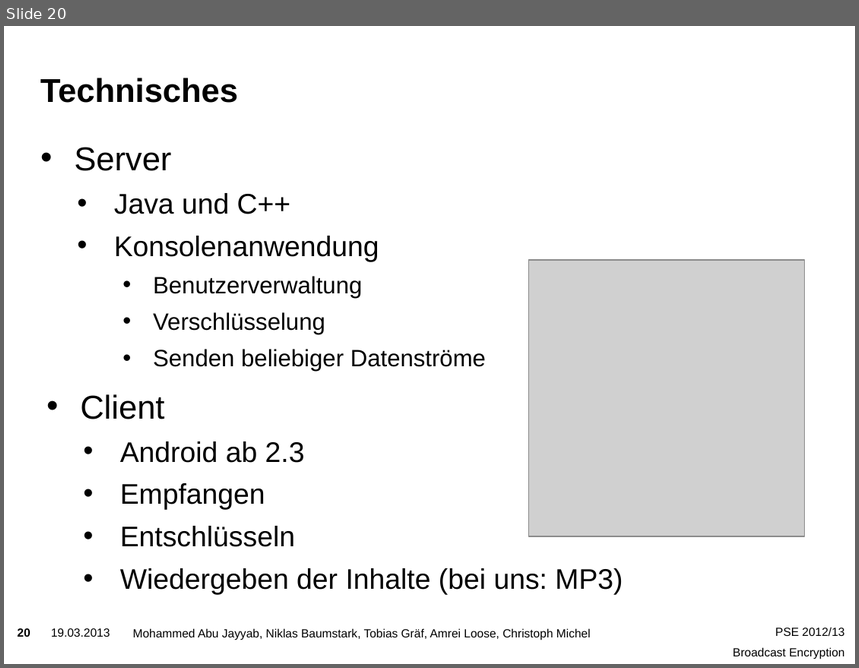
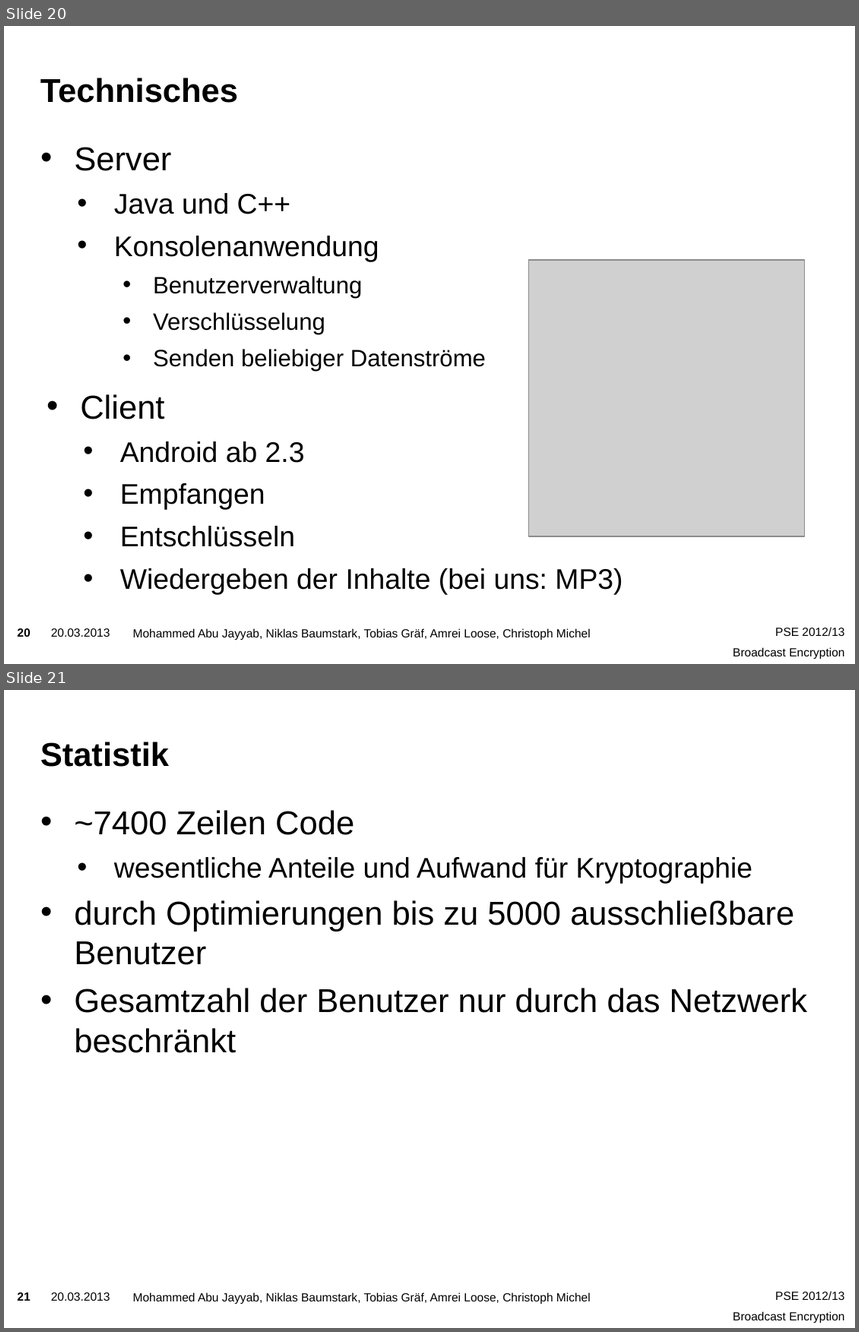
Before and after one commit to niklasb/pse-broadcast-encryption, a slide deck: praesentation/pse-abschluss.pptx. Shown one above the other, each under a label of ours: slide 20 before the commit, slides 20 and 21 after it. The pictures are 859x668 and 859x1332 pixels, drawn with LibreOffice and Linux fonts; fonts in the diff are those of the drawing; grey boxes stand for pictures; background and template pictures are left out. Boxes give left, top, right and bottom in pixels: in the first picture for what was removed or moved away, otherwise in the second. Text is boxed around its words. In the diff, an @@ line names an element or a change of style, - is before the commit and + after.

```diff
--- a/praesentation/pse-abschluss.pptx
+++ b/praesentation/pse-abschluss.pptx
@@ slide 21 added at [4,690,855,1328], background picture (left out); not listed: 4 template elements that a slide beside it also shows @@
@@ title added at [40,742,169,767], 28 pt, text #000000, bold @@
+Statistik
@@ text added at [74,810,807,1053], 28 pt, text #000000 @@
+• ~7400 Zeilen Code
+  • wesentliche Anteile und Aufwand für Kryptographie
+• durch Optimierungen bis zu 5000 ausschließbare Benutzer
+• Gesamtzahl der Benutzer nur durch das Netzwerk beschränkt
@@ slide 20 changed as well @@
@@ text at [51,629,110,637]: text changed @@
-19.03.2013
+20.03.2013
```
Also in this commit, not shown: 20 other slides changed, 1 other file.
